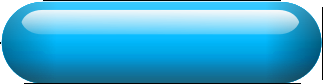
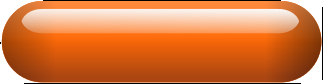
Layers edited between the first and the second w=323, h=84 image:
added layer "Clipboard" above "blue_button.png" over <box>1,1,322,83</box>
hid "blue_button.png" over <box>1,1,322,83</box>
